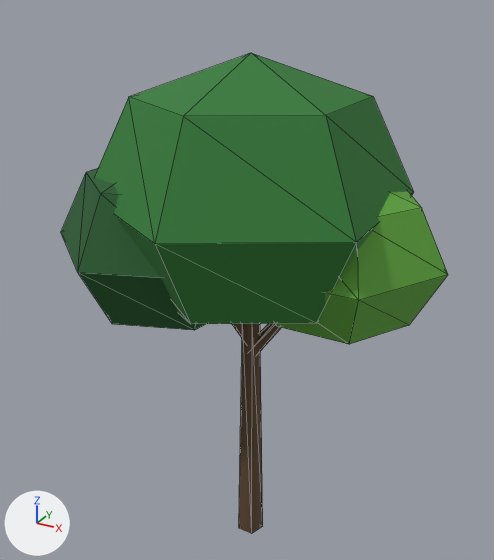
An edit to the glTF model assets/models/pohon_kecil.glb, drawn before and after from the same camera.
The view is the same before and after, from a 50 mm camera at (2.81, -5.18, 5.54) aimed at (-0.11, 0.12, 2.89). Every picture has the same lights, and +X, +Y and +Z are marked at lower left. The picture after the commit comes second. Mesh edges are drawn as thin lines. Where no turn or scale is listed for an object, it has been applied to the vertices. Vertices at exactly the same position are counted once.

In view in the first picture: 'body'.
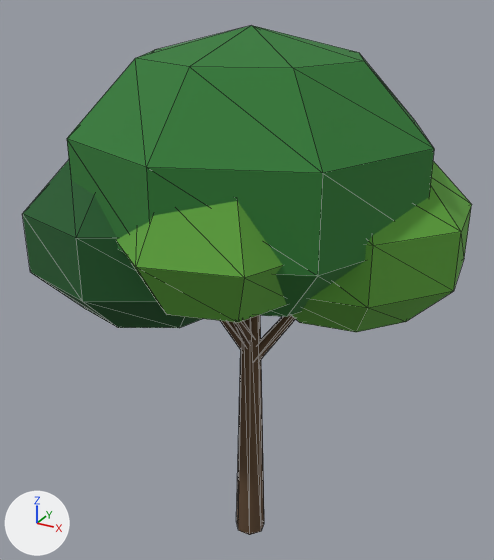
Edits to the scene script, one JSON object a line:
```json
{"block": "me_bb_pohon_kecil_body", "where": "# used by ob_body; location = (0.0, 0.0, 0.0)"}
{"op": "remove", "block": "me_bb_pohon_kecil_body", "code": "me_bb_pohon_kecil_body.from_pydata(...)  # 86 vertices, 148 faces; spans x -1.69..1.75, y -1.45..1.45, z 0.0..4.99"}
{"op": "add", "block": "me_bb_pohon_kecil_body", "code": "me_bb_pohon_kecil_body.from_pydata(...)  # 192 vertices, 348 faces; spans x -1.91..1.85, y -1.67..1.71, z 0.0..5.2"}
{"block": "me_bb_pohon_kecil_body", "change": "me_bb_pohon_kecil_body part 1: a new loose piece, a 7-sided cut cone along z (radius 0.16 at the low end, 0.09 at the high end) spanning x -0.16..0.16, y -0.14..0.16, z 0.0..2.7, in mat_palette"}
{"block": "me_bb_pohon_kecil_body", "change": "me_bb_pohon_kecil_body part 2: a new loose piece, a UV sphere (8 segments, 5 rings, poles along z) spanning x -1.57..1.57, y -1.5..1.5, z 2.8..5.2, in mat_palette"}
{"block": "me_bb_pohon_kecil_body", "change": "me_bb_pohon_kecil_body part 3: the loose piece of 20 vertices spanning x -1.69..0.29, y -1.33..0.73, z 2.51..4.19 is rebuilt with 34 vertices and now spans x -1.91..0.31, y -1.47..0.77, z 2.58..4.32"}
{"block": "me_bb_pohon_kecil_body", "change": "me_bb_pohon_kecil_body part 4: the loose piece of 20 vertices spanning x -0.15..1.75, y -0.62..1.02, z 2.54..4.06 is rebuilt with 34 vertices and now spans x -0.15..1.85, y -0.73..1.23, z 2.68..4.32"}
{"block": "me_bb_pohon_kecil_body", "change": "me_bb_pohon_kecil_body part 5: the loose piece of 8 vertices spanning x -0.06..0.63, y -0.07..0.19, z 2.16..3.02 is rebuilt with 10 vertices and now spans x -0.06..0.73, y -0.06..0.24, z 2.06..3.12"}
{"block": "me_bb_pohon_kecil_body", "change": "me_bb_pohon_kecil_body part 6: the loose piece of 8 vertices spanning x -0.53..0.06, y -0.24..0.07, z 2.26..3.12 is rebuilt with 10 vertices and now spans x -0.68..0.06, y -0.28..0.07, z 2.16..3.22"}
{"block": "me_bb_pohon_kecil_body", "change": "me_bb_pohon_kecil_body part 7: a new loose piece of 23 vertices spanning x -0.68..1.05, y -1.67..0.16, z 3.03..4.38, in mat_palette"}
{"block": "me_bb_pohon_kecil_body", "change": "me_bb_pohon_kecil_body part 8"}
{"block": "me_bb_pohon_kecil_body", "change": "30 vertices are removed from x -1.26..1.26, y -1.45..1.45, z 0.0..4.99"}
{"block": "me_bb_pohon_kecil_body", "change": "52 faces are deleted"}
{"block": "me_bb_pohon_kecil_body", "change": "10 vertices are added at x -0.06..0.13, y -0.62..0.05, z 2.26..3.02"}
{"block": "me_bb_pohon_kecil_body", "change": "16 new faces join them"}
{"block": "me_bb_pohon_kecil_body", "change": "other edits to the shape of me_bb_pohon_kecil_body do not show in these pictures"}
```

Boxes (x1, y1, x2, y2) around the edits, measured in the pictures (494 x 560 px):
```json
{"object": "body", "change": "reshaped", "before": [61, 53, 448, 533], "after": [22, 25, 472, 535], "on screen": "16% wider, 6% taller"}
{"part": 1, "of": "me_bb_pohon_kecil_body", "change": "added", "after": [236, 315, 264, 535], "on screen": "brown"}
{"part": 2, "of": "me_bb_pohon_kecil_body", "change": "added", "after": [67, 25, 434, 317], "on screen": "green"}
{"part": 3, "of": "me_bb_pohon_kecil_body", "change": "rebuilt", "before": [61, 169, 205, 330], "after": [22, 160, 202, 328]}
{"part": 4, "of": "me_bb_pohon_kecil_body", "change": "rebuilt", "before": [275, 192, 448, 344], "after": [291, 161, 472, 332]}
{"part": 5, "of": "me_bb_pohon_kecil_body", "change": "rebuilt", "before": [254, 323, 281, 353], "after": [256, 316, 295, 360]}
{"part": 6, "of": "me_bb_pohon_kecil_body", "change": "rebuilt", "before": [232, 324, 245, 342], "after": [221, 321, 242, 351], "on screen": "mostly hidden"}
{"part": 7, "of": "me_bb_pohon_kecil_body", "change": "added", "after": [117, 201, 286, 323], "on screen": "green"}
{"part": 8, "of": "me_bb_pohon_kecil_body", "change": "built on", "before": [95, 53, 414, 533], "after": [233, 321, 254, 344]}
```
